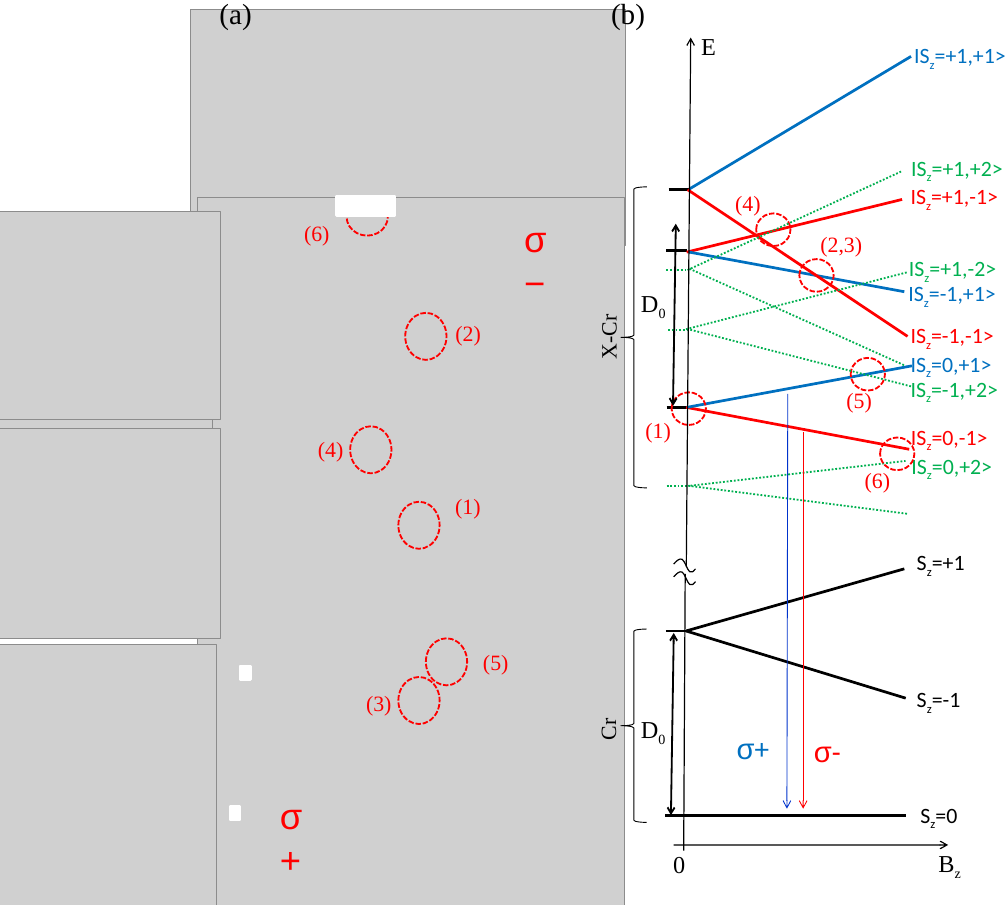
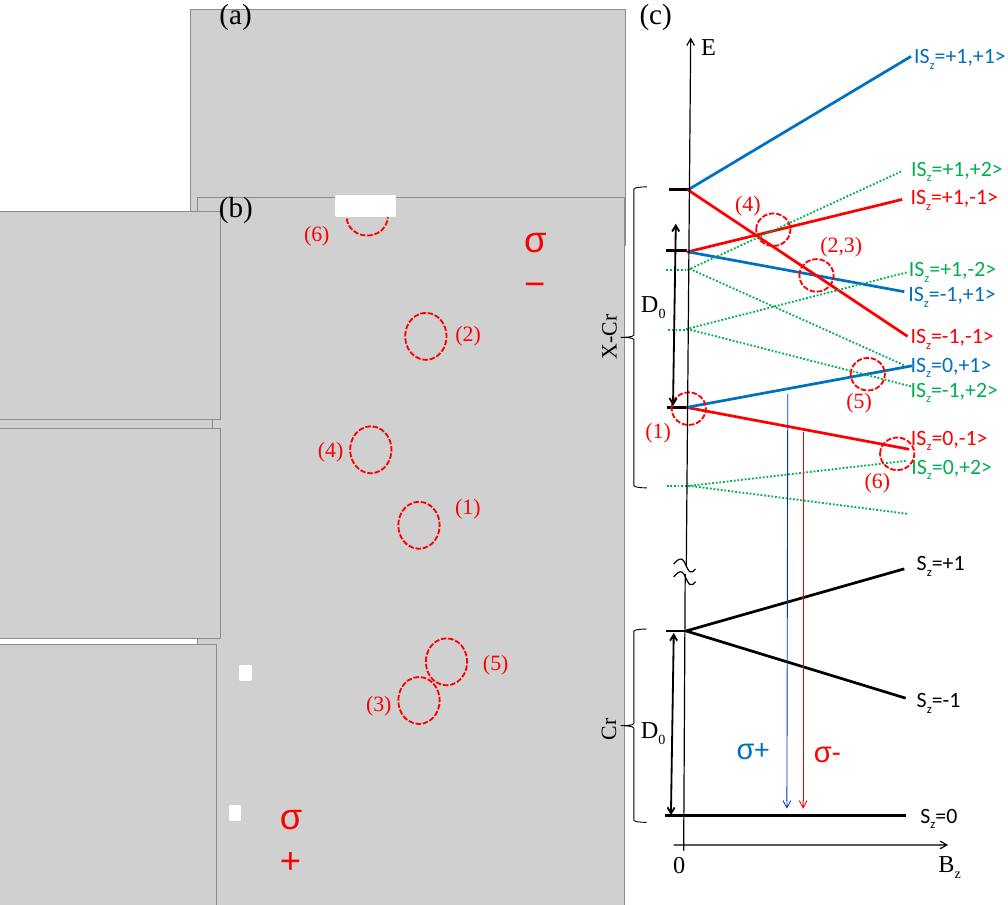
Before and after one commit to audreyazura/PhDThesis, a slide deck: slide 1 of 04-CrMagOpt/Pictures/SimuAntiferro.pptx. Drawn at 1008x905 pixels with LibreOffice and Linux fonts; fonts in the diff are those of the drawing; grey boxes stand for pictures. Boxes give left, top, right and bottom in pixels: in the first picture for what was removed or moved away, otherwise in the second. Text is boxed around its words. In the diff, an @@ line names an element or a change of style, - is before the commit and + after.

```diff
--- a/04-CrMagOpt/Pictures/SimuAntiferro.pptx
+++ b/04-CrMagOpt/Pictures/SimuAntiferro.pptx
@@ text added at <box>640,4,672,30</box>, 24 pt, text #000000 @@
+(c)
@@ text "(b)": place and size @@
-text "(b)" at <box>611,2,645,30</box>
+text "(b)" at <box>219,196,253,223</box>
```
Also in this commit, not shown: 9 other files.
